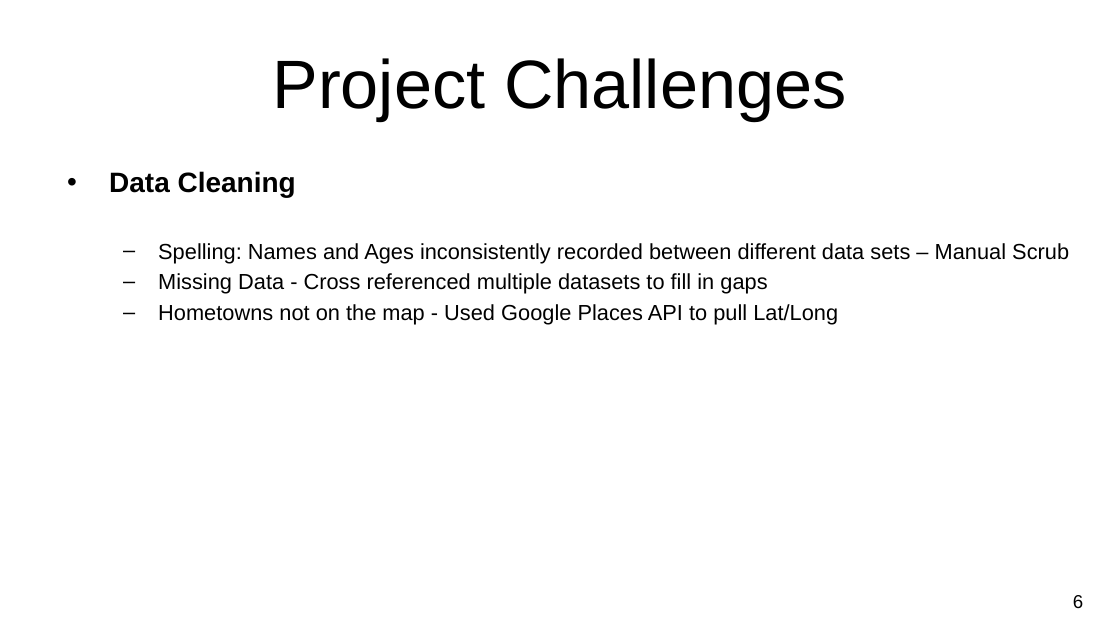
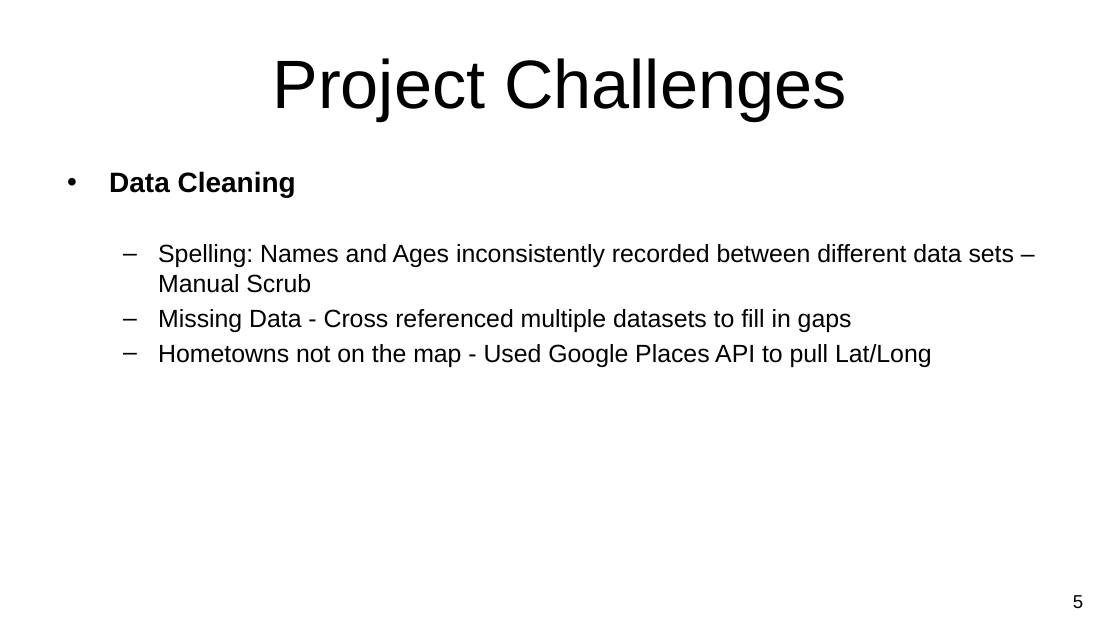
Before and after one commit to owenmeyer3/titanic, a slide deck: slide 6 of NU-Final_Project_Titanic.pptx (slide 7 before the commit). Drawn at 1120x630 pixels with LibreOffice and Linux fonts; fonts in the diff are those of the drawing; background and template pictures are left out. Boxes give left, top, right and bottom in pixels: in the first picture for what was removed or moved away, otherwise in the second. Text is boxed around its words. In the diff, an @@ line names an element or a change of style, - is before the commit and + after.

Commit message:
final ppt

```diff
--- a/NU-Final_Project_Titanic.pptx
+++ b/NU-Final_Project_Titanic.pptx
@@ text at (158,244,1015,367): size 14 to 16 pt @@
@@ page number at (1073,595,1083,608): text changed @@
-6
+5
```
Also in this commit, not shown: 1 slide added, 2 slides removed.
